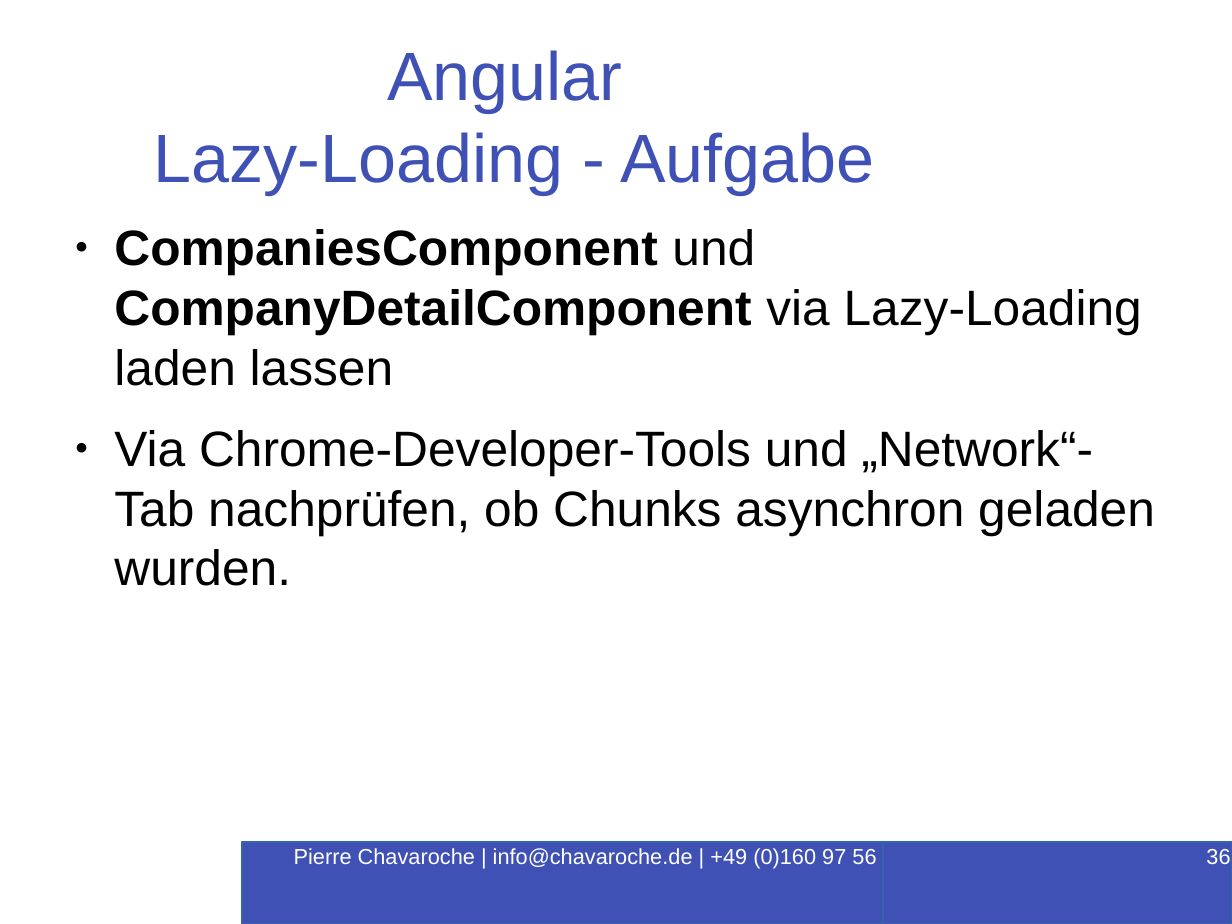
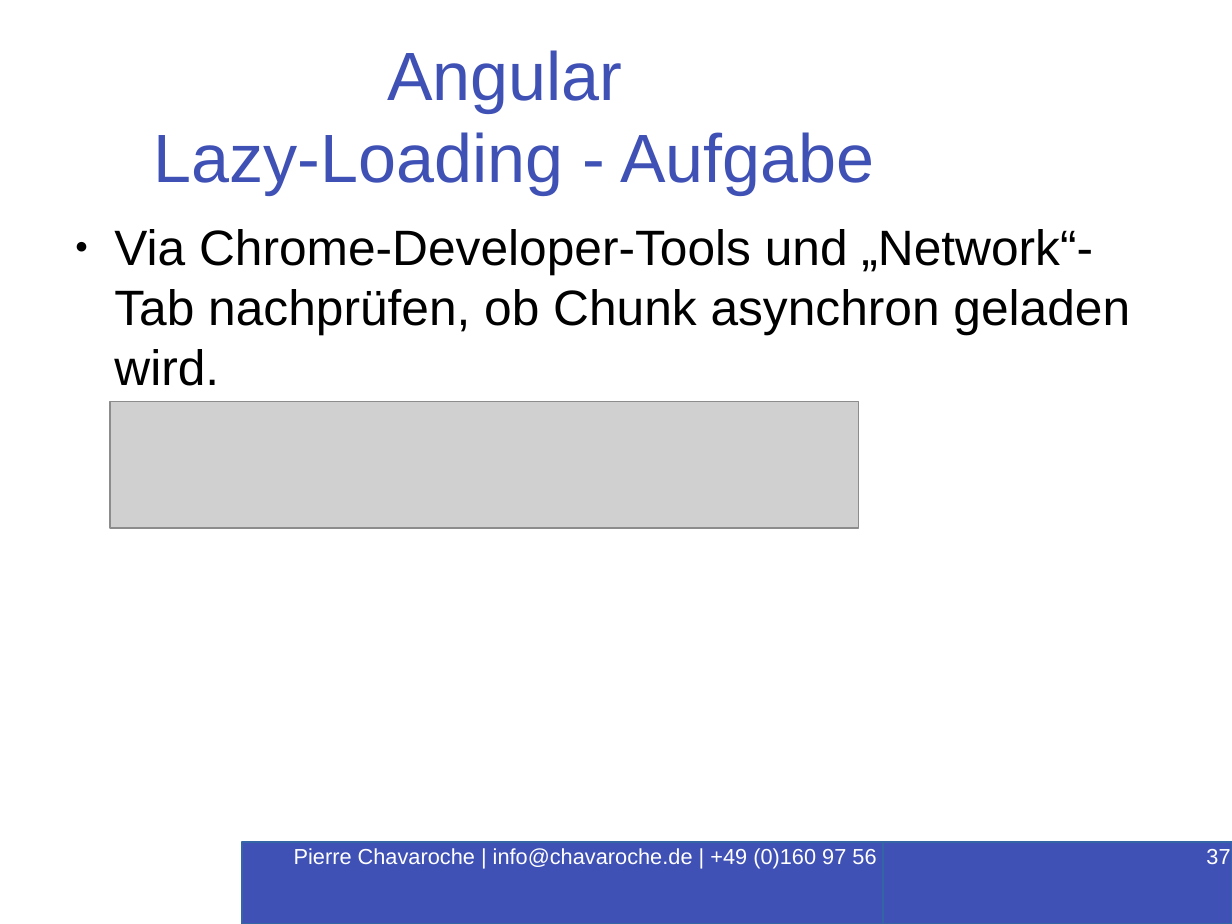
Before and after one commit to PierreChavaroche/workshop-presentation, a slide deck: slide 37 of Angular-RxJS.odp (slide 36 before the commit). Drawn at 1232x924 pixels with LibreOffice and Linux fonts; fonts in the diff are those of the drawing; grey boxes stand for pictures; background and template pictures are left out. Boxes give left, top, right and bottom in pixels: in the first picture for what was removed or moved away, otherwise in the second. Text is boxed around its words. In the diff, an @@ line names an element or a change of style, - is before the commit and + after.

```diff
--- a/Angular-RxJS.odp
+++ b/Angular-RxJS.odp
@@ text at (x1=114, y1=229, x2=1130, y2=386): text changed @@
-● CompaniesComponent und CompanyDetailComponent via Lazy-Loading laden lassen
-● Via Chrome-Developer-Tools und „Network“-Tab nachprüfen, ob Chunks asynchron geladen wurden.
+● Via Chrome-Developer-Tools und „Network“-Tab nachprüfen, ob Chunk asynchron geladen wird.
@@ picture added at (x1=110, y1=401, x2=859, y2=529) @@
@@ page number at (x1=1206, y1=849, x2=1230, y2=864): text changed @@
-36
+37
```
Also in this commit, not shown: 4 other slides changed, 3 other files.
